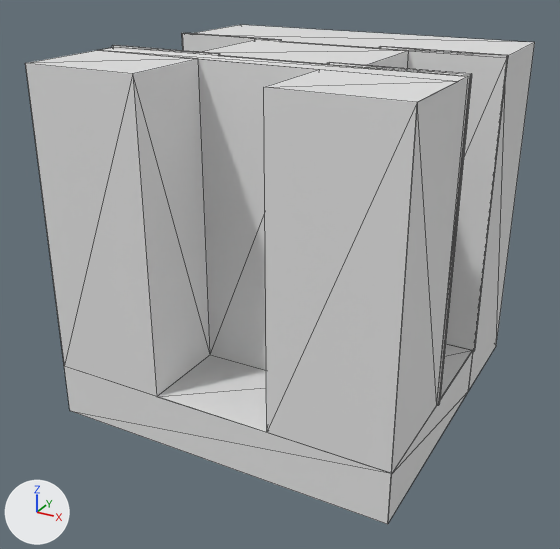
A saved change to the OBJ model assets/blocks/plug_4.obj.
The view is the same before and after, from a 50 mm lens placed at (0.978, -1.901, 0.788), pointed at (-0.025, -0.077, -0.124). The lights are fixed; the arrows at lower left show +X, +Y and +Z. The older version comes first. Mesh edges are drawn as thin lines. Where no turn or scale is listed for an object, it has been applied to the vertices. Vertices at exactly the same position are counted once.

Names of what the first picture shows: 'plug_4'.
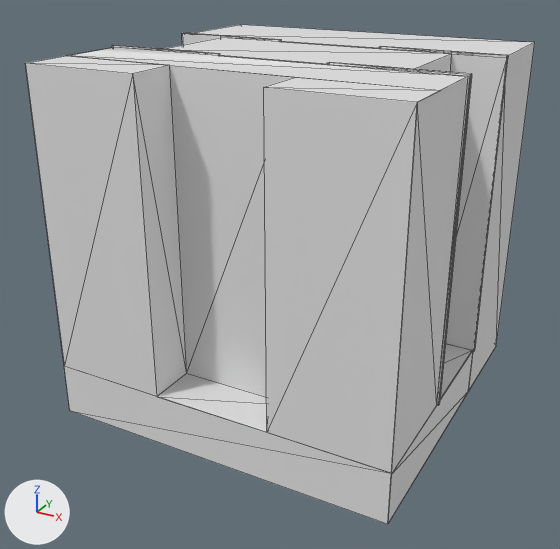
Commit message: Plugs (in development): the core is 50% bigger again

Boxes (x1, y1, x2, y2) around the edits, measured in the pictures (560 x 549 px; the box of a moved part takes in the faces that stretch with it):
part 1 of me_plug_4, moved or reshaped: before (183, 33, 280, 52); after (183, 33, 280, 45)
part 2 of me_plug_4, moved or reshaped: (29, 47, 468, 432) in both
part 3 of me_plug_4, moved or reshaped: before (201, 40, 507, 398); after (165, 37, 507, 398)

The change, as a diff of the scene's bpy script:
```diff
--- a/assets/blocks/plug_4.obj.py
+++ b/assets/blocks/plug_4.obj.py
@@ me_plug_4 @@
 me_plug_4.from_pydata(...)  # 92 vertices, 128 faces; spans x -0.504..0.504, y -0.5..0.5, z -0.5..0.504
 # used by ob_plug_4; location = (0.0, 0.0, 0.0)
+# me_plug_4 part 1: all 6 vertices in x -0.24, y -0.16..0.16, z -0.35..0.504 are moved by (-0.12, 0.0, 0.0)
+# me_plug_4 part 2: all 6 vertices in x -0.5..0.5, y -0.24, z -0.35..0.5 are moved by (0.0, -0.12, 0.0)
+# me_plug_4 part 3: all 4 vertices in x 0.24, y -0.16..0.16, z -0.35..0.5 are moved by (0.12, 0.0, 0.0)
```
